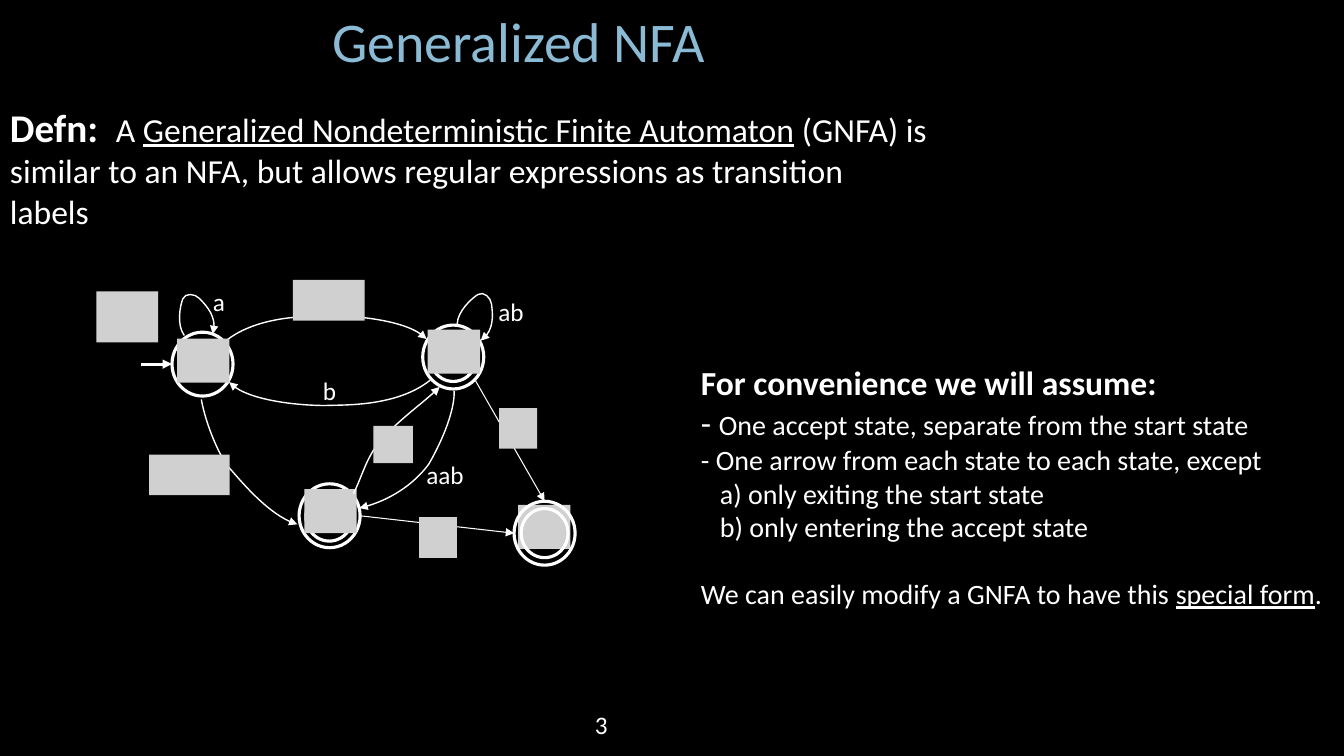
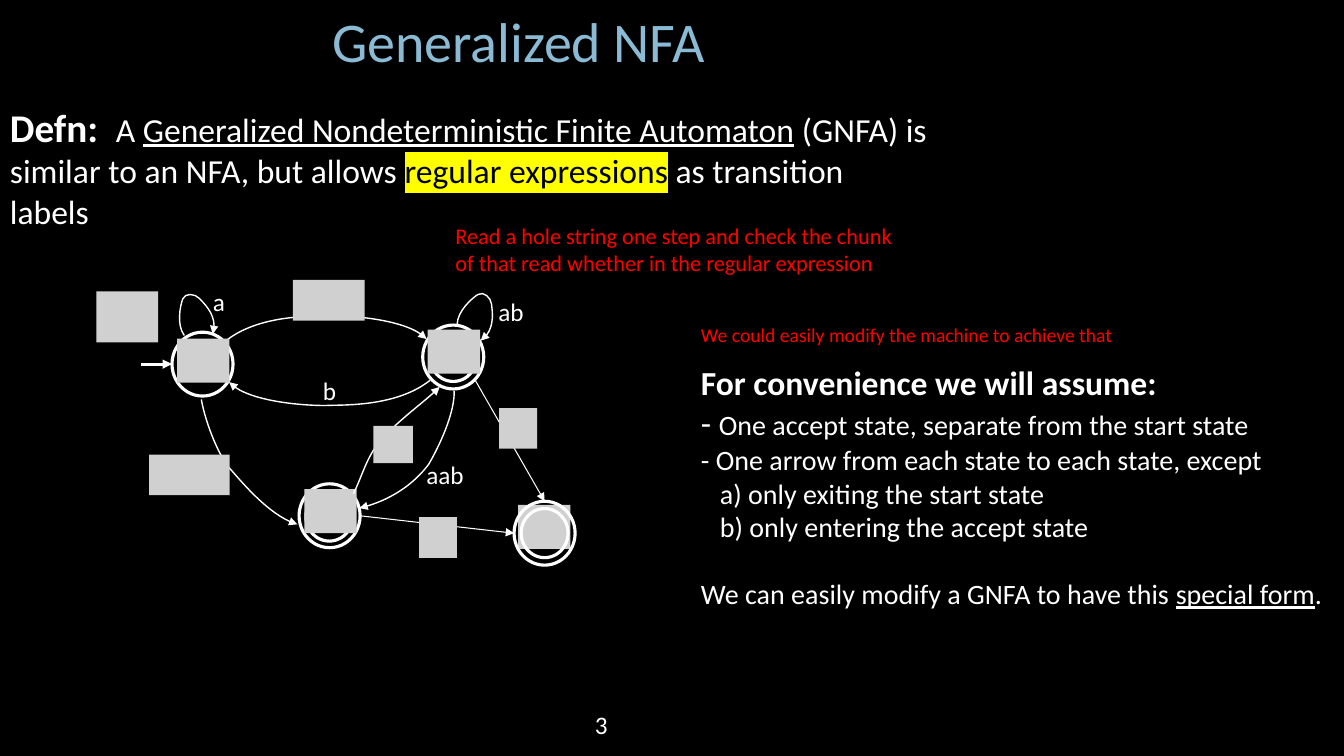
Before and after one commit to Angold-4/AngoCS, a slide deck: slide 3 of MIT 6.840/lectures/lecture03/MIT18_404f20_lec3.pptx. Drawn at 1344x756 pixels with LibreOffice and Linux fonts; fonts in the diff are those of the drawing; grey boxes stand for pictures. Boxes give left, top, right and bottom in pixels: in the first picture for what was removed or moved away, otherwise in the second. Text is boxed around its words. In the diff, an @@ line names an element or a change of style, - is before the commit and + after.

```diff
--- a/MIT 6.840/lectures/lecture03/MIT18_404f20_lec3.pptx
+++ b/MIT 6.840/lectures/lecture03/MIT18_404f20_lec3.pptx
@@ text "Defn: A Generalized Nondeterministic Finite ..." at (10, 114, 927, 189): text colour #FFFFFF to #000000, highlight none to #FFFF00 in "regular expressions" @@
@@ text added at (455, 228, 892, 275), 16 pt, text #FF0000 @@
+Read a hole string one step and check the chunk of that read whether in the regular expression
@@ text added at (701, 328, 1112, 345), 14 pt, text #FF0000 @@
+We could easily modify the machine to achieve that
```
Also in this commit, not shown: 8 other slides changed, 5 slides added, 12 other files.
